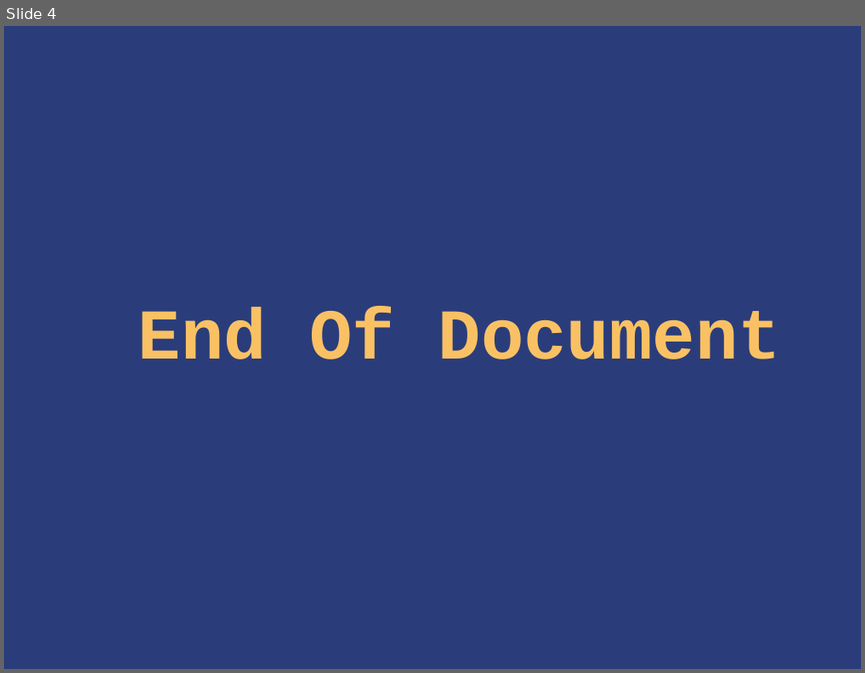
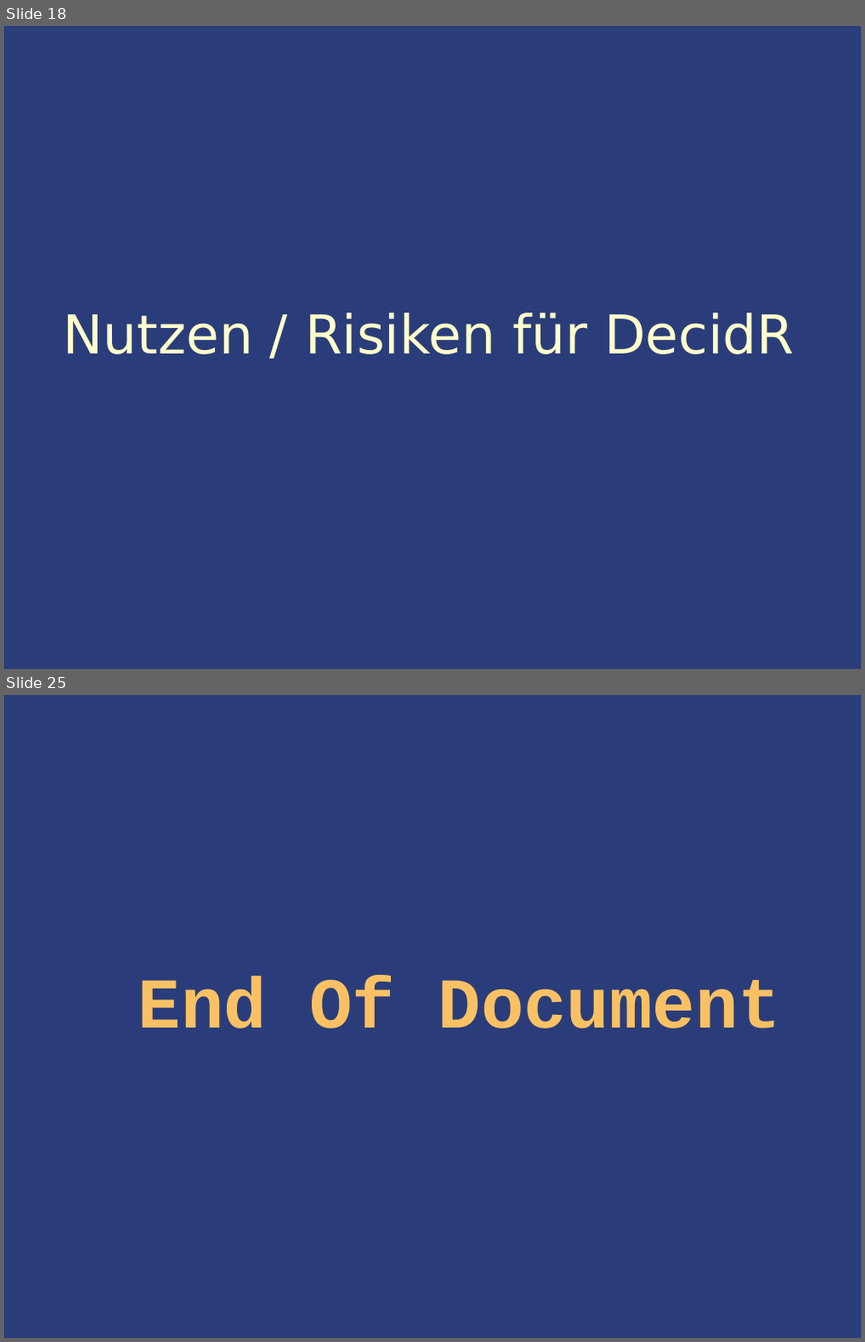
Before and after one commit to IAAS/decidr, a slide deck: seminars/dh/Enterprise Service Bus.ppt. Shown one above the other, each under a label of ours: slide 4 before the commit, slides 18 and 25 after it; the slides between them are not shown. The pictures are 865x673 and 865x1342 pixels, drawn with LibreOffice and Linux fonts; fonts in the diff are those of the drawing. Boxes give left, top, right and bottom in pixels: in the first picture for what was removed or moved away, otherwise in the second. Text is boxed around its words. In the diff, an @@ line names an element or a change of style, - is before the commit and + after.

```diff
--- a/seminars/dh/Enterprise Service Bus.ppt
+++ b/seminars/dh/Enterprise Service Bus.ppt
@@ slide 18 added at box(4, 26, 861, 669), background #FFFFFF @@
@@ rectangle added at box(4, 26, 861, 669), fill #2A3D7A @@
@@ title added at box(63, 312, 794, 354), 45 pt, text #FFFFCC @@
+Nutzen / Risiken für DecidR
@@ what was slide 4 is now slide 25 @@
```
Also in this commit, not shown: 3 slides changed, 20 other slides added.
